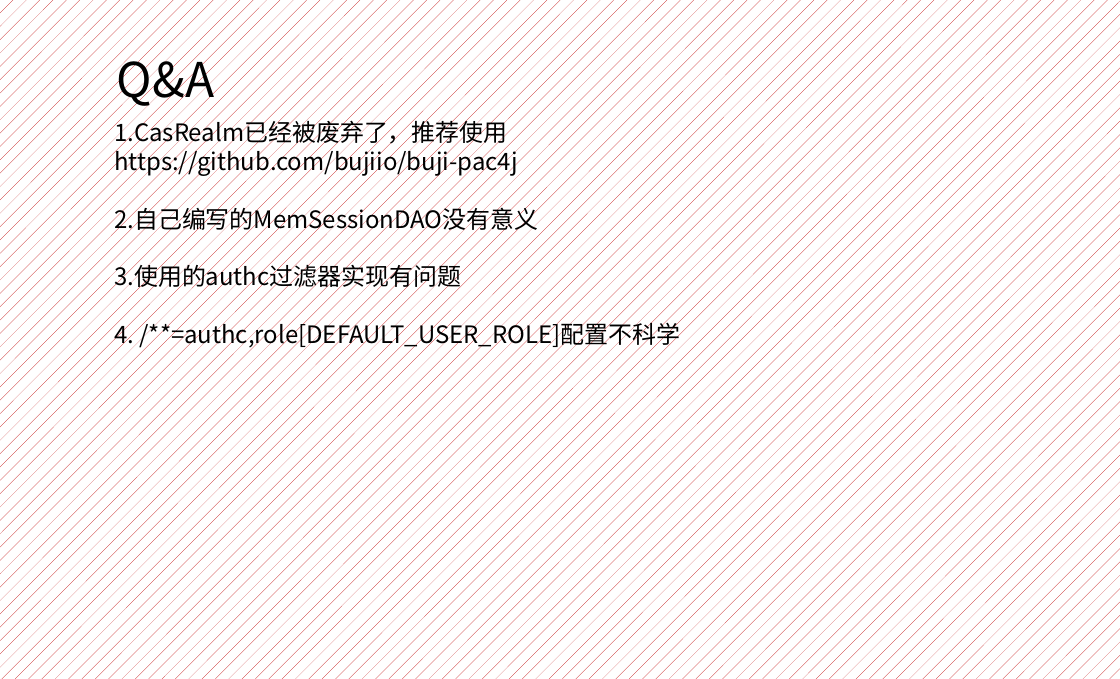
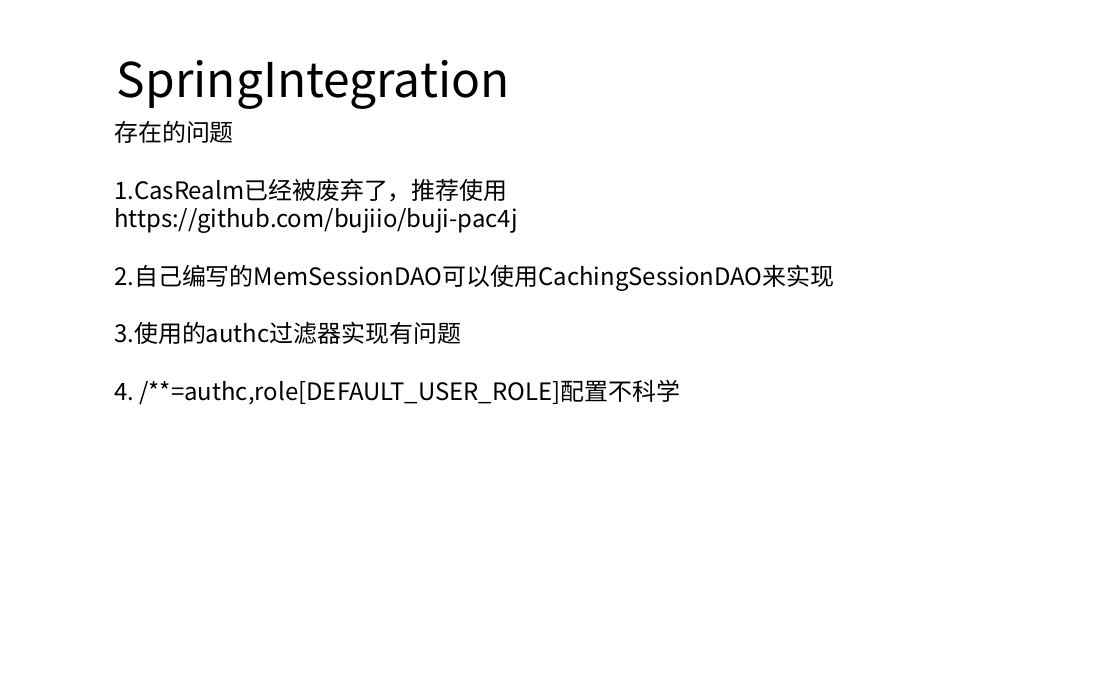
Before and after one commit to yanghaikun/shiro-in-action, a slide deck: slide 17 of shiro原理解析.pptx (slide 18 before the commit). Drawn at 1120x679 pixels with LibreOffice and Linux fonts; fonts in the diff are those of the drawing. Boxes give left, top, right and bottom in pixels: in the first picture for what was removed or moved away, otherwise in the second. Text is boxed around its words. In the diff, an @@ line names an element or a change of style, - is before the commit and + after.

```diff
--- a/shiro原理解析.pptx
+++ b/shiro原理解析.pptx
@@ background pattern #C00000 on #FFFFFF to #FFFFFF @@
@@ text removed at (117,48,214,109) @@
-Q&A
@@ text added at (117,60,510,109), 36 pt, text #000000 @@
+SpringIntegration
@@ text at (114,121,234,143): paragraph added @@
+存在的问题
@@ text at (114,265,834,291): text changed @@
-2.自己编写的MemSessionDAO没有意义
+2.自己编写的MemSessionDAO可以使用CachingSessionDAO来实现
```
Also in this commit, not shown: 17 other slides changed, 1 slide added, 1 slide removed.
